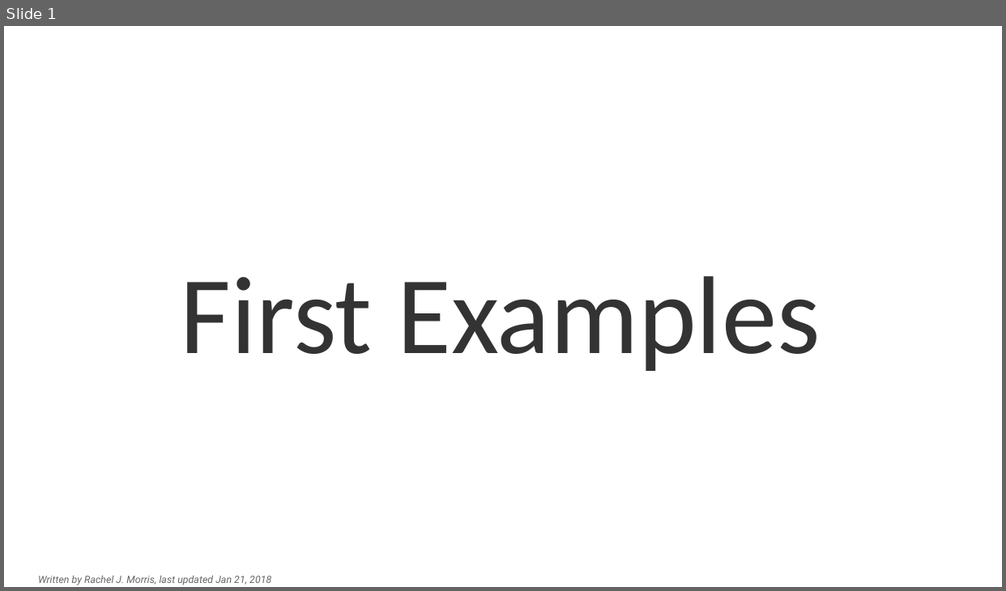
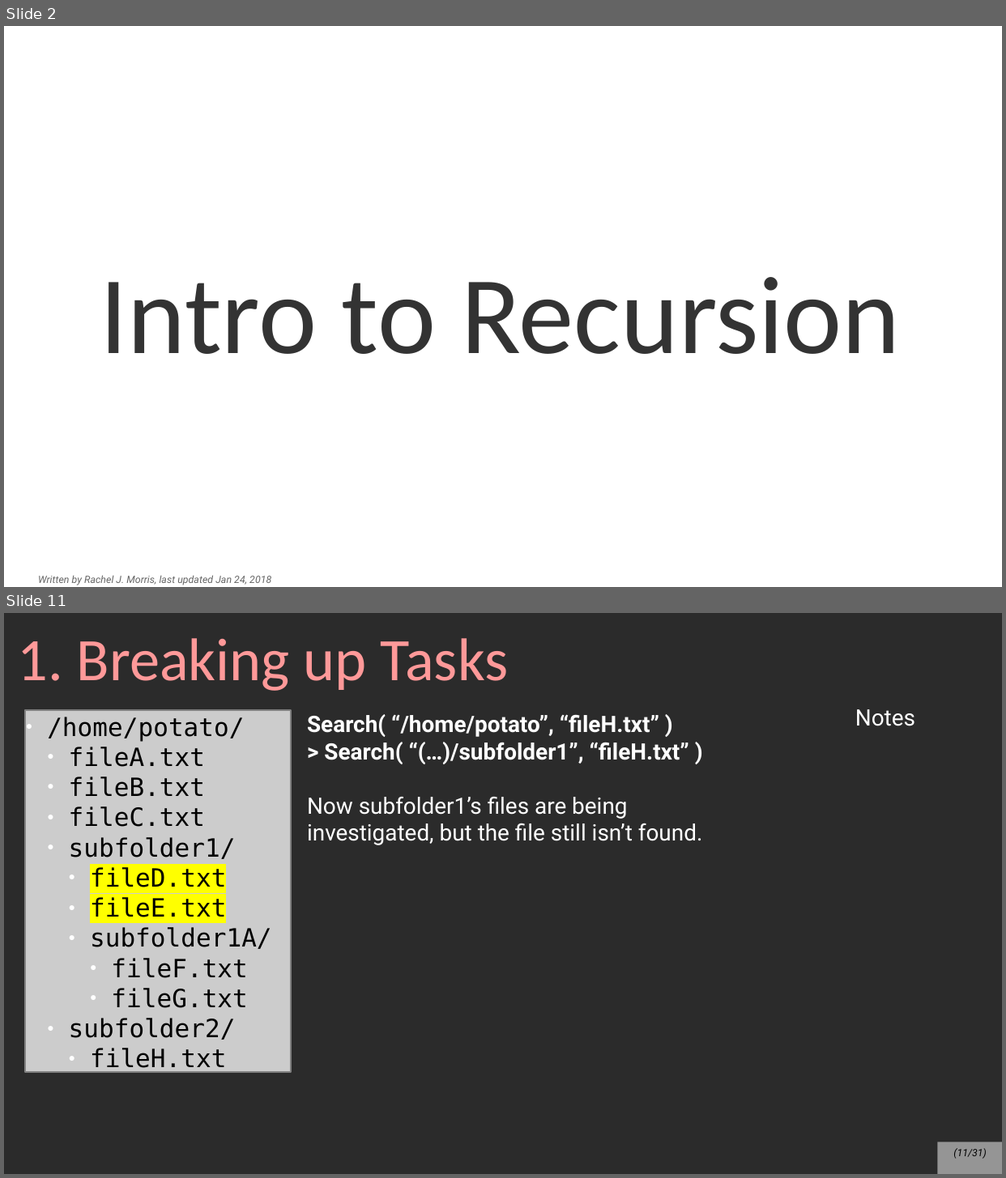
Before and after one commit to mariamhabib/CS250-Data-Structures, a slide deck: Lectures/Slides/Recursion.odp. Shown one above the other, each under a label of ours: slide 1 before the commit, slides 2 and 11 after it; the slides between them are not shown. The pictures are 1006x591 and 1006x1178 pixels, drawn with LibreOffice and Linux fonts; fonts in the diff are those of the drawing; background and template pictures are left out; a plain dark background stands for a picture behind light text. Boxes give left, top, right and bottom in pixels: in the first picture for what was removed or moved away, otherwise in the second. Text is boxed around its words. In the diff, an @@ line names an element or a change of style, - is before the commit and + after.

Commit message:
Recursion lecture

```diff
--- a/Lectures/Slides/Recursion.odp
+++ b/Lectures/Slides/Recursion.odp
@@ slide 11 added at (4, 613, 1002, 1174), background picture (left out) @@
@@ title added at (18, 638, 509, 691), 48 pt, text #FF9999 @@
+1. Breaking up Tasks
@@ text added at (855, 709, 915, 726), 18 pt, text #FFFFFF @@
+Notes
@@ rectangle added at (25, 710, 291, 1072), fill #CCCCCC, outline #808080 1.45 pt, 20 pt, text #000000 @@
+● /home/potato/
+  ● fileA.txt
+  ● fileB.txt
+  ● fileC.txt
+  ● subfolder1/
+    ● fileD.txt
+    ● fileE.txt
+    ● subfolder1A/
+      ● fileF.txt
+      ● fileG.txt
+  ● subfolder2/
+    ● fileH.txt
@@ text added at (307, 714, 703, 845), 18 pt, text #FFFFFF, bold @@
+Search( “/home/potato”, “fileH.txt” )
+> Search( “(…)/subfolder1”, “fileH.txt” )
+Now subfolder1’s files are being investigated, but the file still isn’t found.
@@ page number added at (938, 1143, 1002, 1174), fill #FFFFFF at 50% opacity, 8 pt, text #000000, italic @@
+(11/31)
@@ what was slide 1 is now slide 2 @@
@@ slide 2 changed as well @@
@@ title at (100, 277, 900, 354): text changed @@
-First Examples
+Intro to Recursion
@@ text at (38, 575, 271, 586): text changed @@
-Written by Rachel J. Morris, last updated Jan 21, 2018
+Written by Rachel J. Morris, last updated Jan 24, 2018
```
Also in this commit, not shown: 29 other slides added, 5 slides removed, 1 other file.
